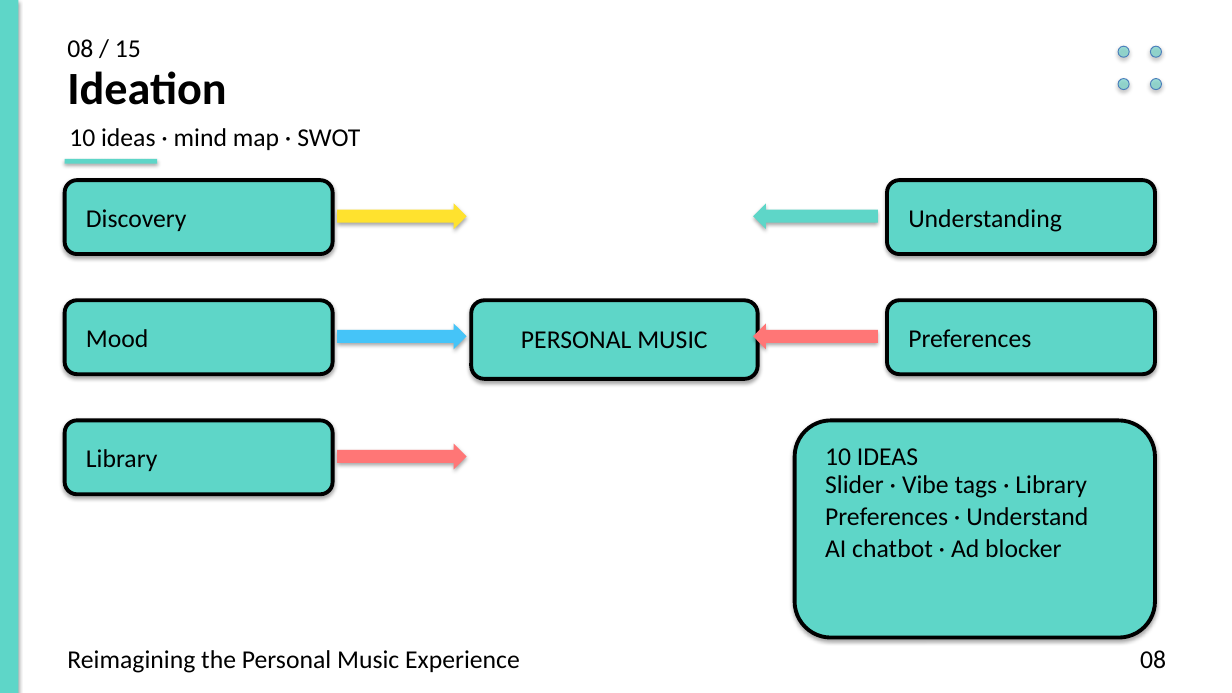
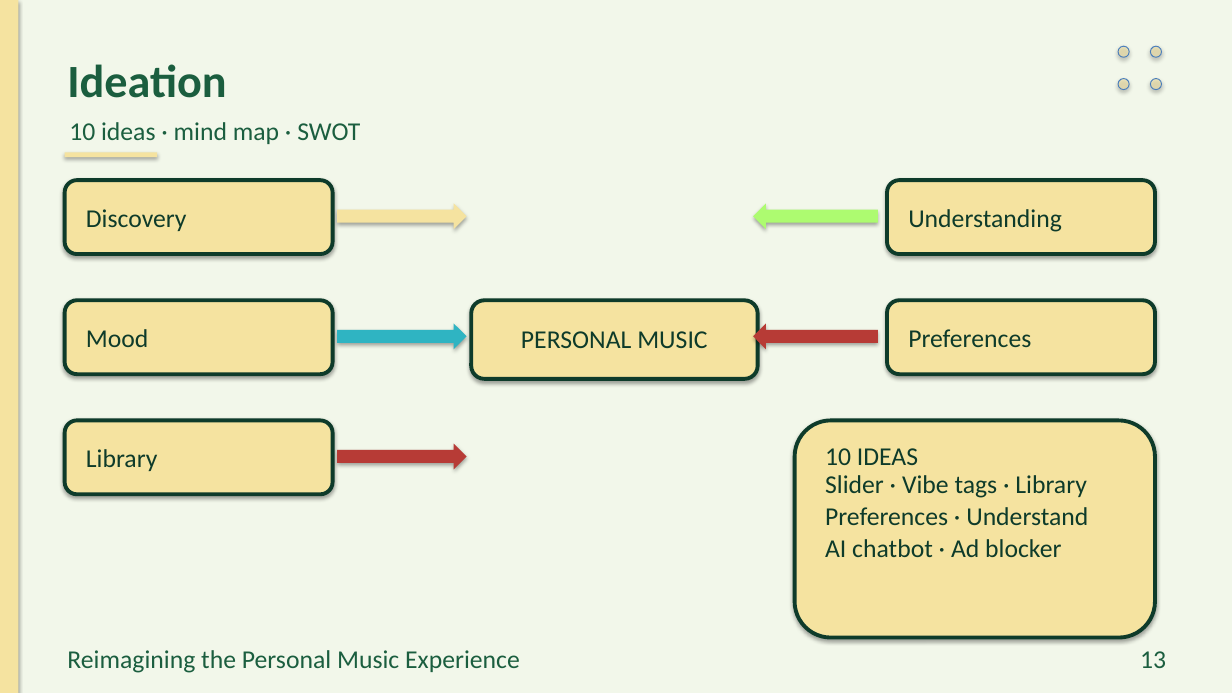
Before and after one commit to preet-kamdar/design-thinking-sem3, a slide deck: slide 13 of docs/Presentation.pptx (slide 8 before the commit). Drawn at 1232x693 pixels with LibreOffice and Linux fonts; fonts in the diff are those of the drawing. Boxes give left, top, right and bottom in pixels: in the first picture for what was removed or moved away, otherwise in the second. Text is boxed around its words. In the diff, an @@ line names an element or a change of style, - is before the commit and + after.

```diff
--- a/docs/Presentation.pptx
+++ b/docs/Presentation.pptx
@@ rectangle at (x1=0, y1=0, x2=1232, y2=693): fill #FFFFFF to #F2F7EA @@
@@ rectangle at (x1=0, y1=0, x2=18, y2=693): fill #5ED6C8 to #F5E3A0 @@
@@ text removed at (x1=67, y1=39, x2=141, y2=58) @@
-08 / 15
@@ fill #5ED6C8 at 55% opacity to #F5E3A0 at 55% opacity in 4 elements at (x1=1118, y1=46, x2=1129, y2=57), (x1=1151, y1=46, x2=1162, y2=57), (x1=1118, y1=79, x2=1129, y2=90), (x1=1151, y1=79, x2=1162, y2=90) @@
@@ text colour #000000 to #1B5E3F in 3 elements at (x1=67, y1=650, x2=520, y2=673), (x1=67, y1=64, x2=226, y2=98), (x1=69, y1=122, x2=360, y2=144) @@
@@ rectangle at (x1=65, y1=152, x2=157, y2=157): fill #5ED6C8 to #F5E3A0 @@
@@ rectangle moved from (x1=65, y1=159, x2=157, y2=164) to (x1=65, y1=152, x2=157, y2=157) @@
@@ right arrow at (x1=337, y1=203, x2=467, y2=229): fill #FFE22E to #F5E3A0 @@
@@ left arrow at (x1=753, y1=203, x2=878, y2=229): fill #5ED6C8 to #ADFB70 @@
@@ right arrow at (x1=337, y1=323, x2=467, y2=349): fill #45C4F8 to #2FB4C2 @@
@@ left arrow at (x1=753, y1=323, x2=878, y2=349): fill #FF7676 to #B73B36 @@
@@ fill #5ED6C8 to #F5E3A0; outline #000000 3 pt to #0E3B2A 3 pt in 7 elements at (x1=471, y1=300, x2=758, y2=379), (x1=887, y1=180, x2=1155, y2=254), (x1=887, y1=300, x2=1155, y2=374), (x1=795, y1=421, x2=1155, y2=638), (x1=65, y1=180, x2=333, y2=254), (x1=65, y1=300, x2=333, y2=374), (x1=65, y1=421, x2=333, y2=494) @@
@@ right arrow at (x1=337, y1=444, x2=467, y2=470): fill #FF7676 to #B73B36 @@
@@ text colour #000000 to #0E3B2A in 8 elements at (x1=521, y1=331, x2=707, y2=348), (x1=86, y1=209, x2=187, y2=231), (x1=86, y1=329, x2=149, y2=347), (x1=86, y1=449, x2=158, y2=471), (x1=908, y1=209, x2=1062, y2=232), (x1=908, y1=329, x2=1031, y2=347), (x1=825, y1=448, x2=918, y2=465), (x1=825, y1=475, x2=1088, y2=557) @@
@@ text at (x1=1140, y1=651, x2=1166, y2=668): text changed; text colour #000000 to #1B5E3F @@
-08
+13
```
Also in this commit, not shown: 14 other slides changed, 5 slides added, 18 other files.
